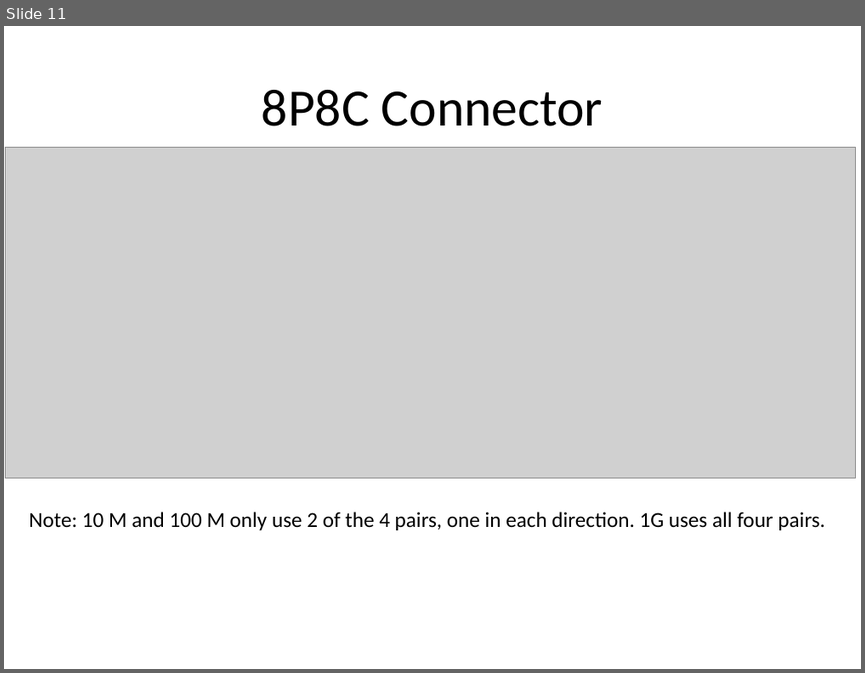
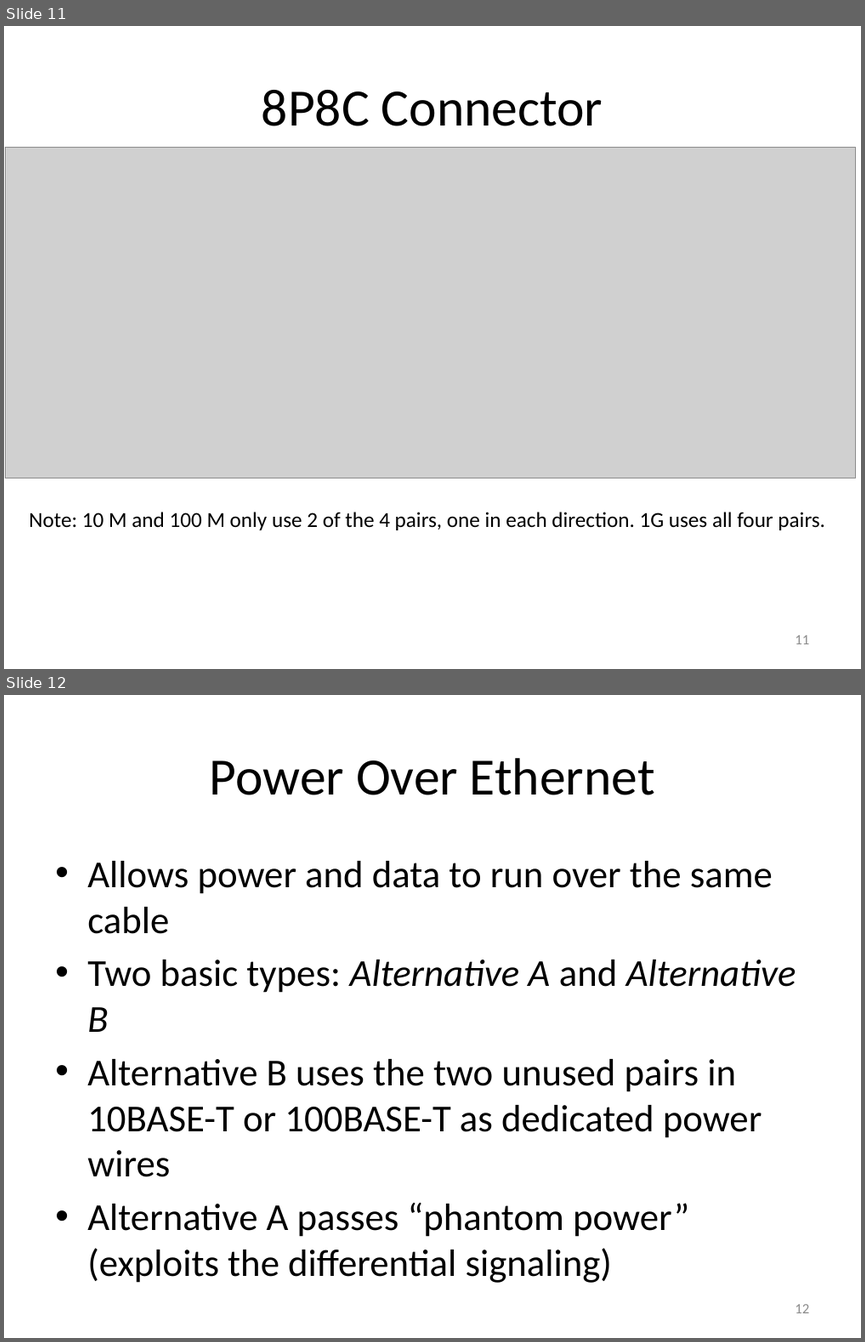
Before and after one commit to carlosgj/FRC-Training, a slide deck: Networking Basics.pptx. Shown one above the other, each under a label of ours: slide 11 before the commit, slides 11 and 12 after it. The pictures are 865x673 and 865x1342 pixels, drawn with LibreOffice and Linux fonts; fonts in the diff are those of the drawing; grey boxes stand for pictures. Boxes give left, top, right and bottom in pixels: in the first picture for what was removed or moved away, otherwise in the second. Text is boxed around its words. In the diff, an @@ line names an element or a change of style, - is before the commit and + after.

```diff
--- a/Networking Basics.pptx
+++ b/Networking Basics.pptx
@@ slide 12 added at bbox=[4, 695, 861, 1338], background #FFFFFF @@
@@ title added at bbox=[210, 758, 655, 795], 44 pt, text #000000 @@
+Power Over Ethernet
@@ text added at bbox=[87, 861, 796, 1282], 32 pt, text #000000 @@
+• Allows power and data to run over the same cable
+• Two basic types: Alternative A and Alternative B
+• Alternative B uses the two unused pairs in 10BASE-T or 100BASE-T as dedicated power wires
+• Alternative A passes “phantom power” (exploits the differential signaling)
@@ page number added at bbox=[794, 1304, 809, 1313], 12 pt, text #8C8C8C @@
+12
@@ slide 11 changed as well @@
@@ page number added at bbox=[794, 635, 809, 644], 12 pt, text #8C8C8C @@
+11
```
Also in this commit, not shown: 10 other slides changed, 48 other slides added.
